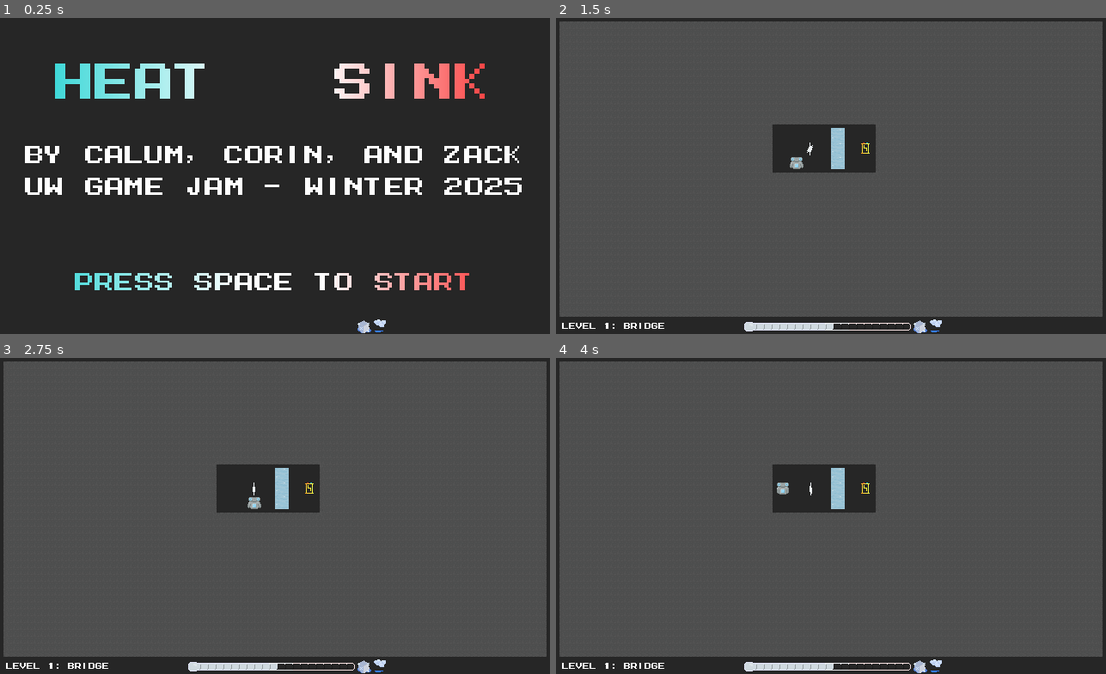
Above: before the commit, frames 1-4 (two rows, left to right).
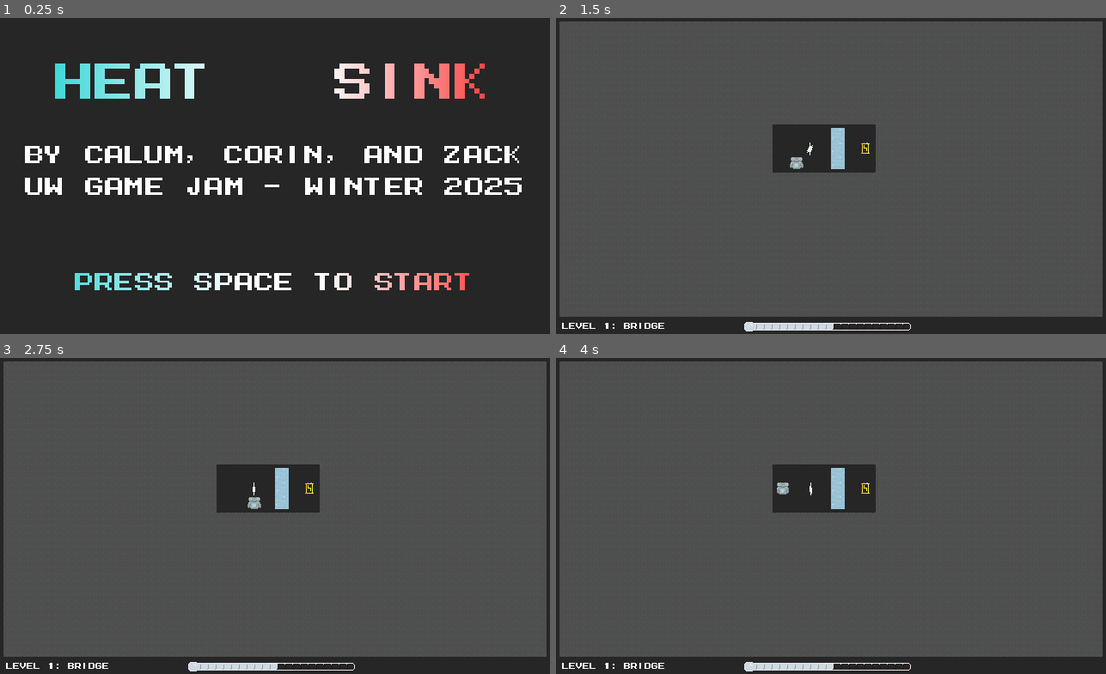
Above: after the commit, the same moments.

Repository: PhotonChaos/TemperatureBalance
Game: Godot game, scene res://scenes/main.tscn
Two runs of this game, one before a commit and one after it. Both use one fixed random seed, a clock stepped at 60 frames per second and the inputs below.
Inputs (mouse positions are in pixels of both pictures, inside the frame that each line leads up to):
- Up to frame 1 (0.25 s): no input
- Up to frame 2 (1.5 s): tap Space (start_game) at 0.5, 1.35 s; move the mouse to (952, 160) at 0.52 s; hold Right (move_right) 0.53-1.28 s; hold Space (start_game) 0.53-1.28 s; click (952, 160) at 0.67 s; move the mouse to (721, 191) at 1.27 s; hold Down (move_down) from 1.28 s (still down)
- Up to frame 3 (2.75 s): move the mouse to (330, 446) at 2.02 s; release Down (move_down) at 2.03 s; hold Right (move_right) from 2.03 s (still down); hold Space (start_game) from 2.03 s (still down)
- Up to frame 4 (4 s): move the mouse to (803, 579) at 2.77 s; release Right (move_right) at 2.78 s; release Space (start_game) at 2.78 s; hold Up (move_up) 2.78-3.53 s; tap Space (start_game) at 2.85 s; click (803, 579) at 2.92 s; tap R (retry) at 3.5 s; move the mouse to (996, 563) at 3.52 s; hold Left (move_left) from 3.53 s (still down); hold Space (start_game) from 3.53 s (still down)

The runs differ from the first frame. In frame 1, 0.1% of the frame differs, in the area x 65-71%, y 95-100%; in frame 2, 0.1%; in frame 3, 0.1%; in frame 4, 0.1%.

Commit message:
Fix icons

Diff:
--- a/scenes/main.tscn
+++ b/scenes/main.tscn
@@ -19,19 +19,16 @@
 [ext_resource type="PackedScene" uid="uid://c3bsieyrhkmwh" path="res://scenes/MainMenu.tscn" id="11_jm3ud"]
 [ext_resource type="AudioStream" uid="uid://lnc4nafmpuf4" path="res://audio/effects/Freeze.wav" id="12_80a3x"]
 [ext_resource type="AudioStream" uid="uid://cjp8y73uj5c4o" path="res://audio/effects/IcePickup.wav" id="13_4nidr"]
-[ext_resource type="PackedScene" uid="uid://baaqhhcl17vd2" path="res://scenes/levels/Challenge6.tscn" id="13_erdli"]
+[ext_resource type="PackedScene" path="res://scenes/levels/Challenge6.tscn" id="13_erdli"]
 [ext_resource type="AudioStream" uid="uid://bsihufggi4ubi" path="res://audio/effects/FirePickup.wav" id="14_lkvoy"]
 [ext_resource type="AudioStream" uid="uid://dcb441fsv2sra" path="res://audio/effects/LevelComplete.wav" id="15_gh57y"]
 [ext_resource type="PackedScene" uid="uid://c54c46vwr6weo" path="res://scenes/WinScreen.tscn" id="17_ah4y5"]
 [ext_resource type="AudioStream" uid="uid://bk3wydsiedryw" path="res://audio/effects/Evaporate.wav" id="21_fs8h1"]
-[ext_resource type="Theme" path="res://main_theme.tres" id="23_5yikk"]
+[ext_resource type="Theme" uid="uid://coo5bwre2dob0" path="res://main_theme.tres" id="23_5yikk"]
 [ext_resource type="Script" path="res://scripts/level_stats.gd" id="24_pqpeu"]
 [ext_resource type="Texture2D" uid="uid://lan4vdrweiid" path="res://textures/UI/SteamIcon-Sheet.png" id="26_erw34"]
 [ext_resource type="Texture2D" uid="uid://cq4hx86kmjolt" path="res://textures/UI/IceCubeMelting-Sheet.png" id="26_toomn"]
 [ext_resource type="Texture2D" uid="uid://8vkk7efxs3l1" path="res://textures/UI/IceCubeFreezing-Sheet.png" id="27_vv8ik"]
-
-[sub_resource type="LabelSettings" id="LabelSettings_axt1d"]
-font_size = 11
 
 [sub_resource type="AtlasTexture" id="AtlasTexture_n8f4s"]
 atlas = ExtResource("26_erw34")
@@ -99,6 +96,9 @@
 "speed": 3.0
 }]
 
+[sub_resource type="LabelSettings" id="LabelSettings_axt1d"]
+font_size = 11
+
 [node name="MainGame" type="Node2D"]
 script = ExtResource("1_yeod1")
 levels = Array[PackedScene]([ExtResource("2_bh3j1"), ExtResource("3_bkkma"), ExtResource("4_ncwfd"), ExtResource("5_jam …(201 unchanged characters)…
@@ -109,6 +109,22 @@
 [node name="Thermometer" parent="." instance=ExtResource("9_kc3wl")]
 z_index = 1
 position = Vector2(320, 360)
+
+[node name="SteamIcon" type="AnimatedSprite2D" parent="Thermometer"]
+position = Vector2(121, -1)
+sprite_frames = SubResource("SpriteFrames_uvahb")
+frame = 1
+frame_progress = 0.69481
+
+[node name="MeltIcon" type="AnimatedSprite2D" parent="Thermometer"]
+position = Vector2(104, 0)
+sprite_frames = SubResource("SpriteFrames_3eebf")
+
+[node name="FreezeIcon" type="AnimatedSprite2D" parent="Thermometer"]
+position = Vector2(104, 0)
+sprite_frames = SubResource("SpriteFrames_sxotj")
+frame = 1
+frame_progress = 0.418776
 
 [node name="DeathSfxHandler" parent="." instance=ExtResource("10_2l2ee")]
 volume_db = -5.0
@@ -168,21 +184,5 @@
 label_settings = SubResource("LabelSettings_axt1d")
 vertical_alignment = 1
 
-[node name="Steam" type="AnimatedSprite2D" parent="."]
-position = Vector2(441, 359)
-sprite_frames = SubResource("SpriteFrames_uvahb")
-frame = 1
-frame_progress = 0.69481
-
-[node name="Melt" type="AnimatedSprite2D" parent="."]
-position = Vector2(424, 360)
-sprite_frames = SubResource("SpriteFrames_3eebf")
-
-[node name="Freeze" type="AnimatedSprite2D" parent="."]
-position = Vector2(424, 360)
-sprite_frames = SubResource("SpriteFrames_sxotj")
-frame = 1
-frame_progress = 0.418776
-
 [connection signal="start_game" from="MenuLayer/MainMenu" to="." method="start_game"]
 [connection signal="main_menu" from="WinScreenLayer/WinScreen" to="." method="_on_win_screen_main_menu"]
--- a/scripts/game.gd
+++ b/scripts/game.gd
@@ -8,6 +8,10 @@
 @onready var main_menu: MainMenu = $MenuLayer/MainMenu as MainMenu
 @onready var win_screen: WinScreen = $WinScreenLayer/WinScreen as WinScreen
 @onready var level_title: LevelStatUI = $LevelStatLayer/LevelStats as LevelStatUI
+
+@onready var freeze_icon: AnimatedSprite2D = $Thermometer/FreezeIcon as AnimatedSprite2D
+@onready var melt_icon: AnimatedSprite2D = $Thermometer/MeltIcon as AnimatedSprite2D
+@onready var steam_icon: AnimatedSprite2D = $Thermometer/SteamIcon as AnimatedSprite2D
 
 var current_level_id: int = 0
 var current_level: Level = null
@@ -92,6 +96,10 @@
 	win_screen.hide()
 	level_title.hide()
 
+	freeze_icon.hide()
+	melt_icon.hide()
+	steam_icon.hide()
+
 func _on_win_screen_main_menu() -> void:
 	main_menu.game_started = false
 	main_menu.show()
--- a/scripts/thermometer.gd
+++ b/scripts/thermometer.gd
@@ -1,5 +1,8 @@
 extends AnimatedSprite2D
 
+@onready var freeze_icon: AnimatedSprite2D = $FreezeIcon as AnimatedSprite2D
+@onready var melt_icon: AnimatedSprite2D = $MeltIcon as AnimatedSprite2D
+@onready var steam_icon: AnimatedSprite2D = $SteamIcon as AnimatedSprite2D
 
 # Called when the node enters the scene tree for the first time.
 func _ready():
@@ -11,6 +14,24 @@
 	player.temp_updated.connect(updateBar)
 
 func updateBar(temperature):
+	if temperature < 0:
+		freeze_icon.show()
+		freeze_icon.play("default")
+	else:
+		freeze_icon.hide()
+
+	if temperature > 0:
+		melt_icon.show()
+		melt_icon.play("default")
+	else:
+		melt_icon.hide()
+
+	if temperature >= 2:
+		steam_icon.show()
+		steam_icon.play("default")
+	else:
+		steam_icon.hide()
+
 	if temperature < -10:
 		set_animation("default")
 		set_frame_and_progress(0,0)
@@ -22,8 +43,3 @@
 		set_animation("default")
 		set_frame_and_progress(temperature + 11, 0)
 		pause()
-
-
-# Called every frame. 'delta' is the elapsed time since the previous frame.
-func _process(delta):
-	pass
Not shown: 1 places in scenes/main.tscn that only renumber resources
